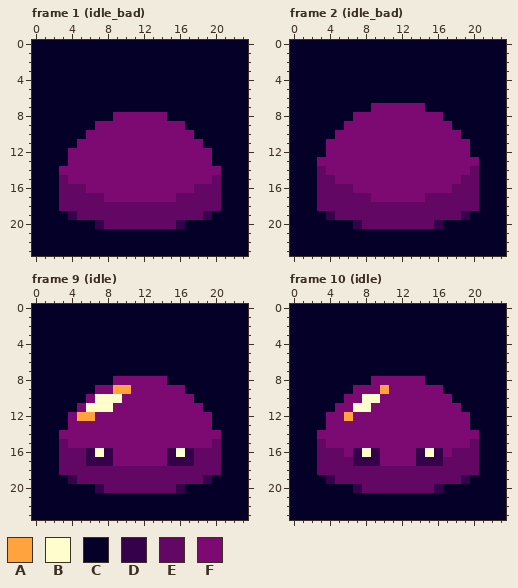
Two versions of one pixel-art file, data/imgs/animations/aseprite/regular_slime.ase. That is the earlier state.
24x24 pixels, 15 frames. Shown: frame 1 (idle_bad), frame 2 (idle_bad), frame 9 (idle), frame 10 (idle). The commit also changed other frames, which this record leaves out.
Visible layers, top first: "Layer 8", "Layer 7", "Layer 6", "Layer 1".
Palette (. is transparent): A #ffa33f  B #fffdcb  C #050027  D #35014b  E #630764  F #7c0a72
Pixels before, frame 1 (idle_bad), first column x 0:
 0 CCCCCCCCCCCCCCCCCCCCCCCC
 1 CCCCCCCCCCCCCCCCCCCCCCCC
 2 CCCCCCCCCCCCCCCCCCCCCCCC
 3 CCCCCCCCCCCCCCCCCCCCCCCC
 4 CCCCCCCCCCCCCCCCCCCCCCCC
 5 CCCCCCCCCCCCCCCCCCCCCCCC
 6 CCCCCCCCCCCCCCCCCCCCCCCC
 7 CCCCCCCCCCCCCCCCCCCCCCCC
 8 CCCCCCCCCFFFFFFCCCCCCCCC
 9 CCCCCCCFFFFFFFFFFCCCCCCC
10 CCCCCCFFFFFFFFFFFFCCCCCC
11 CCCCCFFFFFFFFFFFFFFCCCCC
12 CCCCFFFFFFFFFFFFFFFFCCCC
13 CCCCFFFFFFFFFFFFFFFFCCCC
14 CCCFFFFFFFFFFFFFFFFFFCCC
15 CCCEFFFFFFFFFFFFFFFFECCC
16 CCCEEEFFFFFFFFFFFFEEECCC
17 CCCEEEEEFFFFFFFFEEEEECCC
18 CCCEEEEEEEEEEEEEEEEEECCC
19 CCCCDEEEEEEEEEEEEEEDCCCC
20 CCCCCCCDEEEEEEEEDCCCCCCC
21 CCCCCCCCCCCCCCCCCCCCCCCC
22 CCCCCCCCCCCCCCCCCCCCCCCC
23 CCCCCCCCCCCCCCCCCCCCCCCC
Pixels before, frame 2 (idle_bad), first column x 0:
 0 CCCCCCCCCCCCCCCCCCCCCCCC
 1 CCCCCCCCCCCCCCCCCCCCCCCC
 2 CCCCCCCCCCCCCCCCCCCCCCCC
 3 CCCCCCCCCCCCCCCCCCCCCCCC
 4 CCCCCCCCCCCCCCCCCCCCCCCC
 5 CCCCCCCCCCCCCCCCCCCCCCCC
 6 CCCCCCCCCCCCCCCCCCCCCCCC
 7 CCCCCCCCCFFFFFFCCCCCCCCC
 8 CCCCCCCFFFFFFFFFFCCCCCCC
 9 CCCCCCFFFFFFFFFFFFCCCCCC
10 CCCCCFFFFFFFFFFFFFFCCCCC
11 CCCCFFFFFFFFFFFFFFFFCCCC
12 CCCCFFFFFFFFFFFFFFFFCCCC
13 CCCFFFFFFFFFFFFFFFFFFCCC
14 CCCEFFFFFFFFFFFFFFFFECCC
15 CCCEEFFFFFFFFFFFFFFEECCC
16 CCCEEEEFFFFFFFFFFFEEECCC
17 CCCEEEEEEFFFFFFEEEEEECCC
18 CCCEEEEEEEEEEEEEEEEEECCC
19 CCCCDEEEEEEEEEEEEEEDCCCC
20 CCCCCCCDEEEEEEEEDCCCCCCC
21 CCCCCCCCCCCCCCCCCCCCCCCC
22 CCCCCCCCCCCCCCCCCCCCCCCC
23 CCCCCCCCCCCCCCCCCCCCCCCC
Pixels before, frame 9 (idle), first column x 0:
 0 CCCCCCCCCCCCCCCCCCCCCCCC
 1 CCCCCCCCCCCCCCCCCCCCCCCC
 2 CCCCCCCCCCCCCCCCCCCCCCCC
 3 CCCCCCCCCCCCCCCCCCCCCCCC
 4 CCCCCCCCCCCCCCCCCCCCCCCC
 5 CCCCCCCCCCCCCCCCCCCCCCCC
 6 CCCCCCCCCCCCCCCCCCCCCCCC
 7 CCCCCCCCCCCCCCCCCCCCCCCC
 8 CCCCCCCCCFFFFFFCCCCCCCCC
 9 CCCCCCCFFAAFFFFFFCCCCCCC
10 CCCCCCFBBBFFFFFFFFCCCCCC
11 CCCCCFBBBFFFFFFFFFFCCCCC
12 CCCCFAAFFFFFFFFFFFFFCCCC
13 CCCCFFFFFFFFFFFFFFFFCCCC
14 CCCFFFFFFFFFFFFFFFFFFCCC
15 CCCEFFFFFFFFFFFFFFFFECCC
16 CCCEEEDBDFFFFFFDBDEEECCC
17 CCCEEEDDDFFFFFFDDDEEECCC
18 CCCEEEEEEEEEEEEEEEEEECCC
19 CCCCDEEEEEEEEEEEEEEDCCCC
20 CCCCCCCDEEEEEEEEDCCCCCCC
21 CCCCCCCCCCCCCCCCCCCCCCCC
22 CCCCCCCCCCCCCCCCCCCCCCCC
23 CCCCCCCCCCCCCCCCCCCCCCCC
Pixels before, frame 10 (idle), first column x 0:
 0 CCCCCCCCCCCCCCCCCCCCCCCC
 1 CCCCCCCCCCCCCCCCCCCCCCCC
 2 CCCCCCCCCCCCCCCCCCCCCCCC
 3 CCCCCCCCCCCCCCCCCCCCCCCC
 4 CCCCCCCCCCCCCCCCCCCCCCCC
 5 CCCCCCCCCCCCCCCCCCCCCCCC
 6 CCCCCCCCCCCCCCCCCCCCCCCC
 7 CCCCCCCCCCCCCCCCCCCCCCCC
 8 CCCCCCCCCFFFFFFCCCCCCCCC
 9 CCCCCCCFFFAFFFFFFCCCCCCC
10 CCCCCCFFBBFFFFFFFFCCCCCC
11 CCCCCFFBBFFFFFFFFFFCCCCC
12 CCCCFFAFFFFFFFFFFFFFCCCC
13 CCCCFFFFFFFFFFFFFFFFCCCC
14 CCCFFFFFFFFFFFFFFFFFFCCC
15 CCCEFFFFFFFFFFFFFFFFECCC
16 CCCEEEFDBDFFFFDBDFEEECCC
17 CCCEEEEDDDFFFFDDDEEEECCC
18 CCCEEEEEEEEEEEEEEEEEECCC
19 CCCCDEEEEEEEEEEEEEEDCCCC
20 CCCCCCCDEEEEEEEEDCCCCCCC
21 CCCCCCCCCCCCCCCCCCCCCCCC
22 CCCCCCCCCCCCCCCCCCCCCCCC
23 CCCCCCCCCCCCCCCCCCCCCCCC
Now the later version:
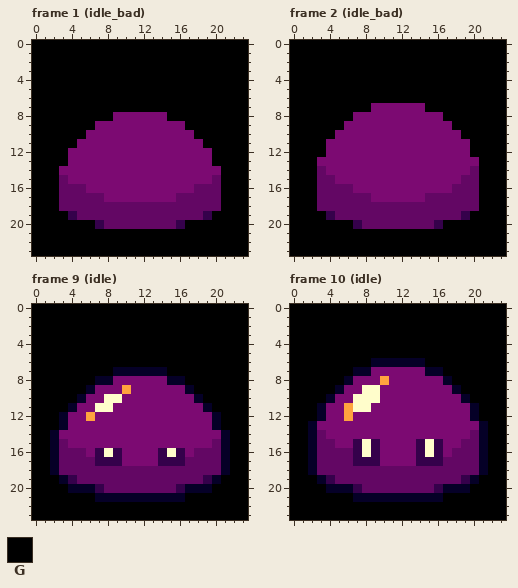
Colours new in this view: G #000000
Changes in this commit:
layer "Background" now shown
layer "Layer 1" now hidden
Changed rows in their new state; - is an unchanged pixel.
Frame 1 (idle_bad):
first column x 0:
 0 GGGGGGGGGGGGGGGGGGGGGGGG
 1 GGGGGGGGGGGGGGGGGGGGGGGG
 2 GGGGGGGGGGGGGGGGGGGGGGGG
 3 GGGGGGGGGGGGGGGGGGGGGGGG
 4 GGGGGGGGGGGGGGGGGGGGGGGG
 5 GGGGGGGGGGGGGGGGGGGGGGGG
 6 GGGGGGGGGGGGGGGGGGGGGGGG
 7 GGGGGGGGGGGGGGGGGGGGGGGG
 8 GGGGGGGGG------GGGGGGGGG
 9 GGGGGGG----------GGGGGGG
10 GGGGGG------------GGGGGG
11 GGGGG--------------GGGGG
12 GGGG----------------GGGG
13 GGGG----------------GGGG
14 GGG------------------GGG
15 GGG------------------GGG
16 GGG------------------GGG
17 GGG------------------GGG
18 GGG------------------GGG
19 GGGG----------------GGGG
20 GGGGGGG----------GGGGGGG
21 GGGGGGGGGGGGGGGGGGGGGGGG
22 GGGGGGGGGGGGGGGGGGGGGGGG
23 GGGGGGGGGGGGGGGGGGGGGGGG
Frame 2 (idle_bad):
first column x 0:
 0 GGGGGGGGGGGGGGGGGGGGGGGG
 1 GGGGGGGGGGGGGGGGGGGGGGGG
 2 GGGGGGGGGGGGGGGGGGGGGGGG
 3 GGGGGGGGGGGGGGGGGGGGGGGG
 4 GGGGGGGGGGGGGGGGGGGGGGGG
 5 GGGGGGGGGGGGGGGGGGGGGGGG
 6 GGGGGGGGGGGGGGGGGGGGGGGG
 7 GGGGGGGGG------GGGGGGGGG
 8 GGGGGGG----------GGGGGGG
 9 GGGGGG------------GGGGGG
10 GGGGG--------------GGGGG
11 GGGG----------------GGGG
12 GGGG----------------GGGG
13 GGG------------------GGG
14 GGG------------------GGG
15 GGG------------------GGG
16 GGG------------------GGG
17 GGG------------------GGG
18 GGG------------------GGG
19 GGGG----------------GGGG
20 GGGGGGG----------GGGGGGG
21 GGGGGGGGGGGGGGGGGGGGGGGG
22 GGGGGGGGGGGGGGGGGGGGGGGG
23 GGGGGGGGGGGGGGGGGGGGGGGG
Frame 9 (idle):
first column x 0:
 0 GGGGGGGGGGGGGGGGGGGGGGGG
 1 GGGGGGGGGGGGGGGGGGGGGGGG
 2 GGGGGGGGGGGGGGGGGGGGGGGG
 3 GGGGGGGGGGGGGGGGGGGGGGGG
 4 GGGGGGGGGGGGGGGGGGGGGGGG
 5 GGGGGGGGGGGGGGGGGGGGGGGG
 6 GGGGGGGGGGGGGGGGGGGGGGGG
 7 GGGGGGGGG------GGGGGGGGG
 8 GGGGGGG----------GGGGGGG
 9 GGGGGG---F--------GGGGGG
10 GGGGG--F-----------GGGGG
11 GGGG--F-------------GGGG
12 GGG--F---------------GGG
13 GGG------------------GGG
14 GG--------------------GG
15 GG--------------------GG
16 GG----FDBD----DBDF----GG
17 GG----E--D----D--E----GG
18 GG--------------------GG
19 GGG------------------GGG
20 GGGG----------------GGGG
21 GGGGGGG----------GGGGGGG
22 GGGGGGGGGGGGGGGGGGGGGGGG
23 GGGGGGGGGGGGGGGGGGGGGGGG
Frame 10 (idle):
first column x 0:
 0 GGGGGGGGGGGGGGGGGGGGGGGG
 1 GGGGGGGGGGGGGGGGGGGGGGGG
 2 GGGGGGGGGGGGGGGGGGGGGGGG
 3 GGGGGGGGGGGGGGGGGGGGGGGG
 4 GGGGGGGGGGGGGGGGGGGGGGGG
 5 GGGGGGGGGGGGGGGGGGGGGGGG
 6 GGGGGGGGG------GGGGGGGGG
 7 GGGGGGG--FFFFFF--GGGGGGG
 8 GGGGGG-FF-A----FF-GGGGGG
 9 GGGGG-F-BBF------F-GGGGG
10 GGGG-F-B----------F-GGGG
11 GGG-F-A------------F-GGG
12 GGG------------------GGG
13 GG-F----------------F-GG
14 GG-E----------------E-GG
15 GG--E--DBD----DBD--E--GG
16 GG----E---------------GG
17 GG--------------------GG
18 GG--------------------GG
19 GGG------------------GGG
20 GGGG----------------GGGG
21 GGGGGGG----------GGGGGGG
22 GGGGGGGGGGGGGGGGGGGGGGGG
23 GGGGGGGGGGGGGGGGGGGGGGGG
Boxes around the changes in both pictures, in picture pixels (x1, y1, x2, y2):
changed: (32, 40, 248, 256)
changed: (290, 40, 506, 256)
changed: (32, 304, 248, 520)
changed: (290, 304, 506, 520)
